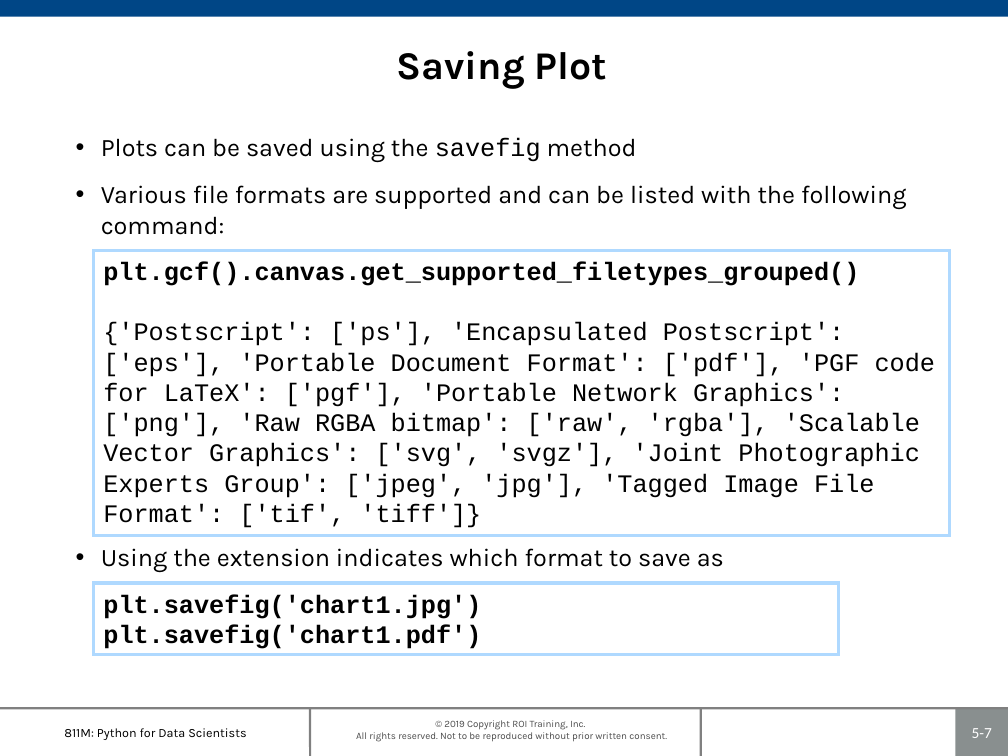
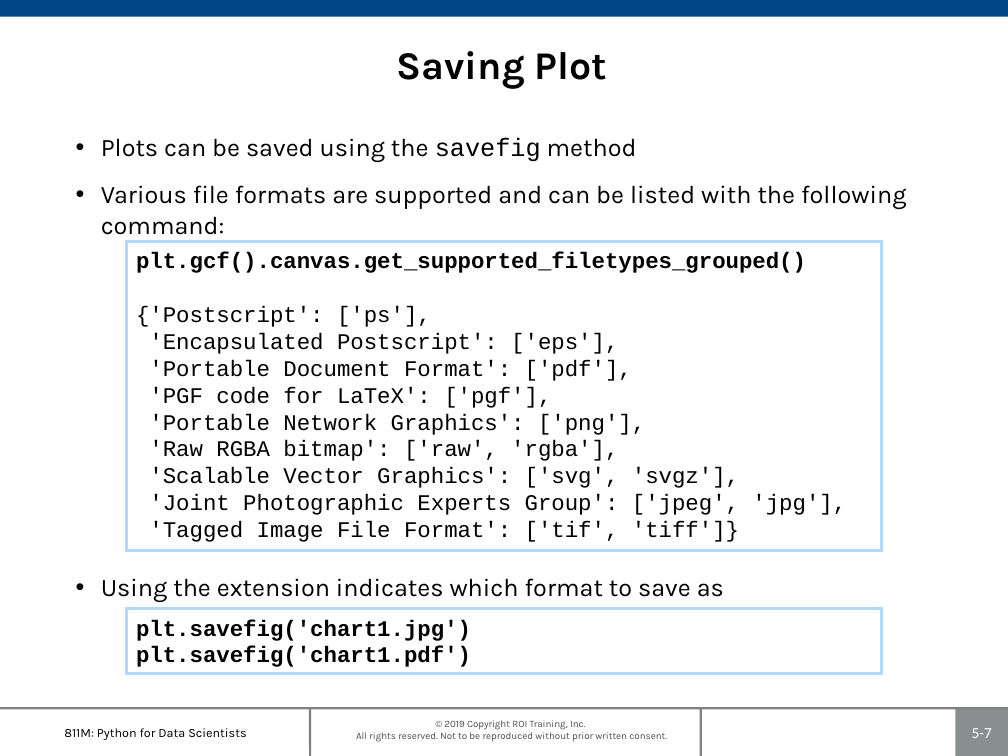
Before and after one commit to roitraining/PythonML, a slide deck: slide 7 of 811M-Ch05_PlottingAndVisualization.pptx. Drawn at 1008x756 pixels with LibreOffice and Linux fonts; fonts in the diff are those of the drawing; background and template pictures are left out. Boxes give left, top, right and bottom in pixels: in the first picture for what was removed or moved away, otherwise in the second. Text is boxed around its words. In the diff, an @@ line names an element or a change of style, - is before the commit and + after.

```diff
--- a/811M-Ch05_PlottingAndVisualization.pptx
+++ b/811M-Ch05_PlottingAndVisualization.pptx
@@ text "Plots can be saved using ..." rewrapped from (101,138,906,573) to (101,138,906,603) @@
@@ rectangle "plt.gcf().canvas.get_supported_filetypes_grouped()": place and size @@
-rectangle "plt.gcf().canvas.get_supported_filetypes_grouped()" at (94,250,950,535)
+rectangle "plt.gcf().canvas.get_supported_filetypes_grouped()" at (126,242,882,550)
@@ text in rectangle at (136,252,806,273): size 18 to 16 pt in "plt.gcf().canvas.get_supported_filetypes_grouped()" @@
@@ text in rectangle at (136,306,846,542): text changed; size 18 to 16 pt @@
-{'Postscript': ['ps'], 'Encapsulated Postscript': ['eps'], 'Portable Document Format': ['pdf'], 'PGF code for LaTeX': ['pgf'], 'Portable Network Graphics': ['png'], 'Raw RGBA bitmap': ['raw', 'rgba'], 'Scalable Vector Graphics': ['svg', 'svgz'], 'Joint Photographic Experts Group': ['jpeg', 'jpg'], 'Tagged Image File Format': ['tif', 'tiff']}
+{'Postscript': ['ps'],
+'Encapsulated Postscript': ['eps'],
+'Portable Document Format': ['pdf'],
+'PGF code for LaTeX': ['pgf'],
+'Portable Network Graphics': ['png'],
+'Raw RGBA bitmap': ['raw', 'rgba'],
+'Scalable Vector Graphics': ['svg', 'svgz'],
+'Joint Photographic Experts Group': ['jpeg', 'jpg'],
+'Tagged Image File Format': ['tif', 'tiff']}
@@ rectangle "plt.savefig('chart1.jpg')": place and size @@
-rectangle "plt.savefig('chart1.jpg')" at (94,583,839,654)
+rectangle "plt.savefig('chart1.jpg')" at (126,609,882,673)
@@ rectangle "plt.savefig('chart1.jpg')" at (126,609,882,673): size 18 to 16 pt @@
```
Also in this commit, not shown: 5 other slides changed, 14 slides added, 7 other files.
